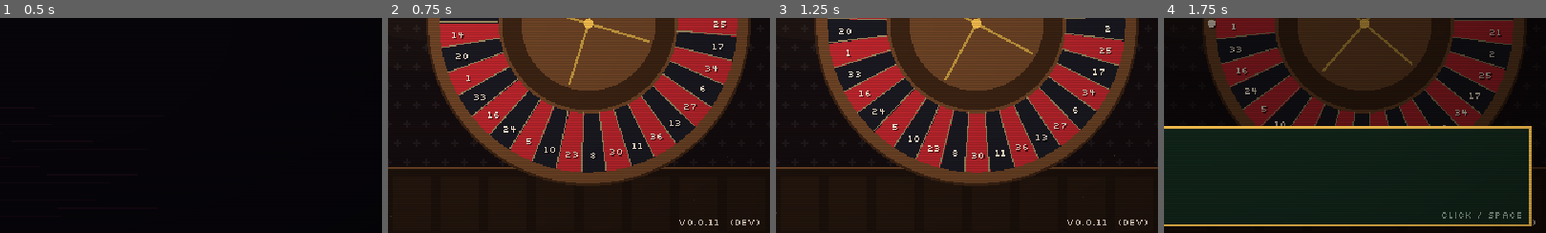
Above: before the commit, frames 1-4 (left to right).
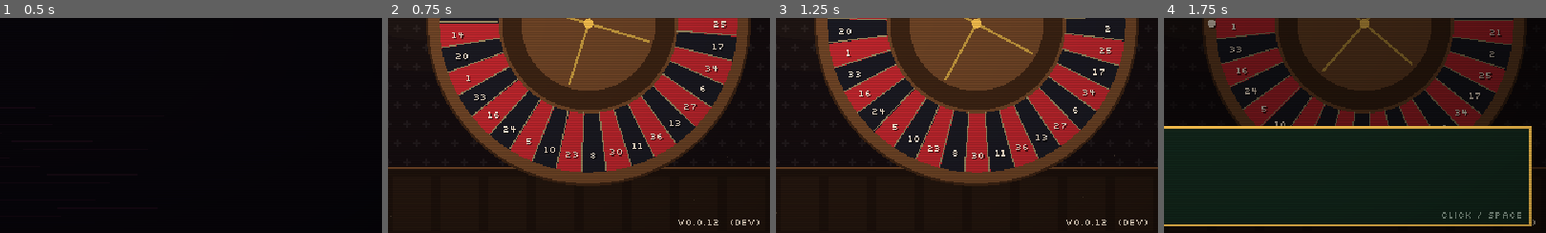
Above: after the commit, the same moments.

Repository: sugnauk/Rouletter
Game: Godot game, scene res://scenes/main.tscn
Two runs of this game, one before a commit and one after it. Both use one fixed random seed, a clock stepped at 60 frames per second and the inputs below.
Inputs (mouse positions are % of the whole screen's width and height, from its top left):
- Up to frame 1 (0.5 s): no input
- Up to frame 2 (0.75 s): tap Enter at 0.5, 0.6 s; click (50, 50) at 0.67 s
- Up to frame 3 (1.25 s): tap Space at 0.77 s
- Up to frame 4 (1.75 s): click "New Run" at 1.25 s
The pictures show only the part of the screen within x 50-100%, y 49-99%; the shares and areas given below are measured in that part.

Frame 1 is identical in both runs. In frame 2, 0.1% of the frame differs, in the area x 76-87%, y 93-97%; in frame 3, 0.1%; in frame 4, nothing differs.

Commit message:
0.0.12: enable ETC2/ASTC import so the universal macOS build exports; add missing .uid files
Co-Authored-By: Claude Opus 5.5 <noreply@anthropic.com>
Claude-Session: https://claude.ai/code/session_013q6d3yRkHgTahmnKYGjD8n

Diff:
--- a/core/version.gd
+++ b/core/version.gd
@@ -4,7 +4,7 @@
 ## The deploy workflow overwrites BUILD with the commit hash and build time, so "dev" means a
 ## local/editor run.
 
-const VERSION := "0.0.11"
+const VERSION := "0.0.12"
 const BUILD := "dev"
 
 
--- a/project.godot
+++ b/project.godot
@@ -48,6 +48,7 @@
 
 [rendering]
 
+textures/vram_compression/import_etc2_astc=true
 environment/defaults/default_clear_color=Color(0.0784314, 0.0509804, 0.0588235, 1)
 textures/canvas_textures/default_texture_filter=0
 rendering_device/driver.windows="d3d12"
Not shown, added: core/feats.gd.uid
Not shown, added: scenes/screens/credits_screen.gd.uid
Not shown, added: scenes/screens/feats_screen.gd.uid
Not shown, added: scenes/screens/journal_screen.gd.uid
Not shown, added: scenes/screens/options_screen.gd.uid
Not shown, added: scenes/ui/music.gd.uid
Not shown, added: scenes/ui/pause_menu.gd.uid
Not shown, added: scenes/ui/portraits.gd.uid
Not shown, changed: CHANGELOG.md
